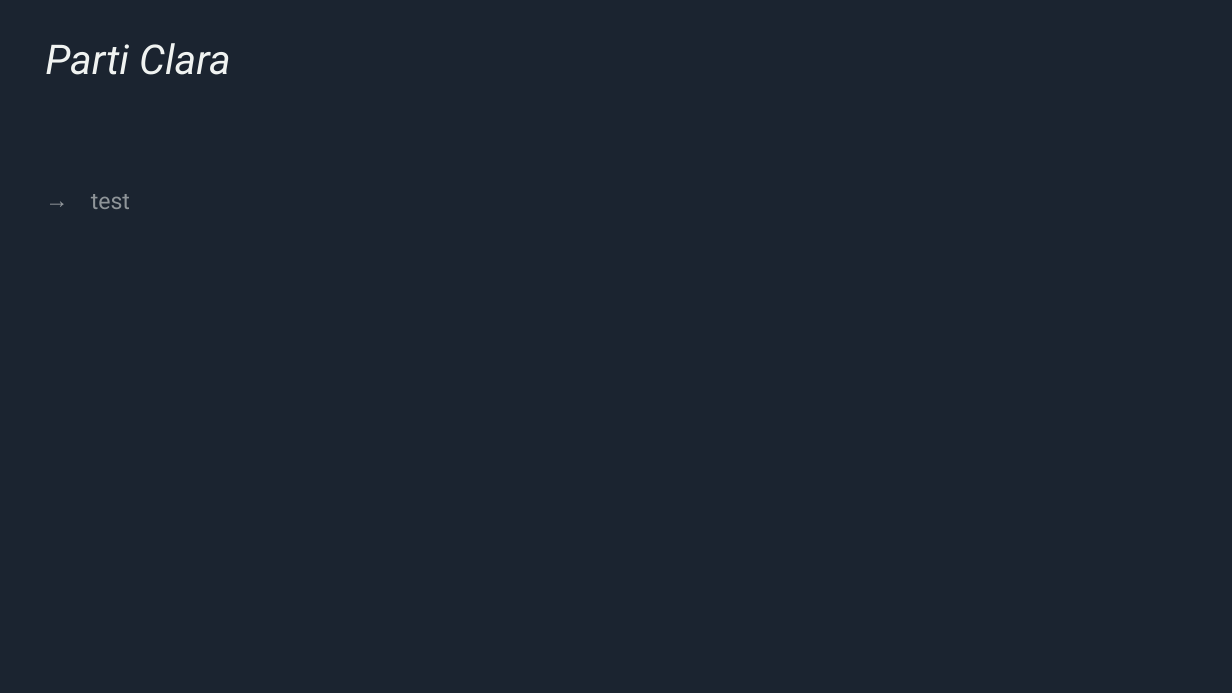
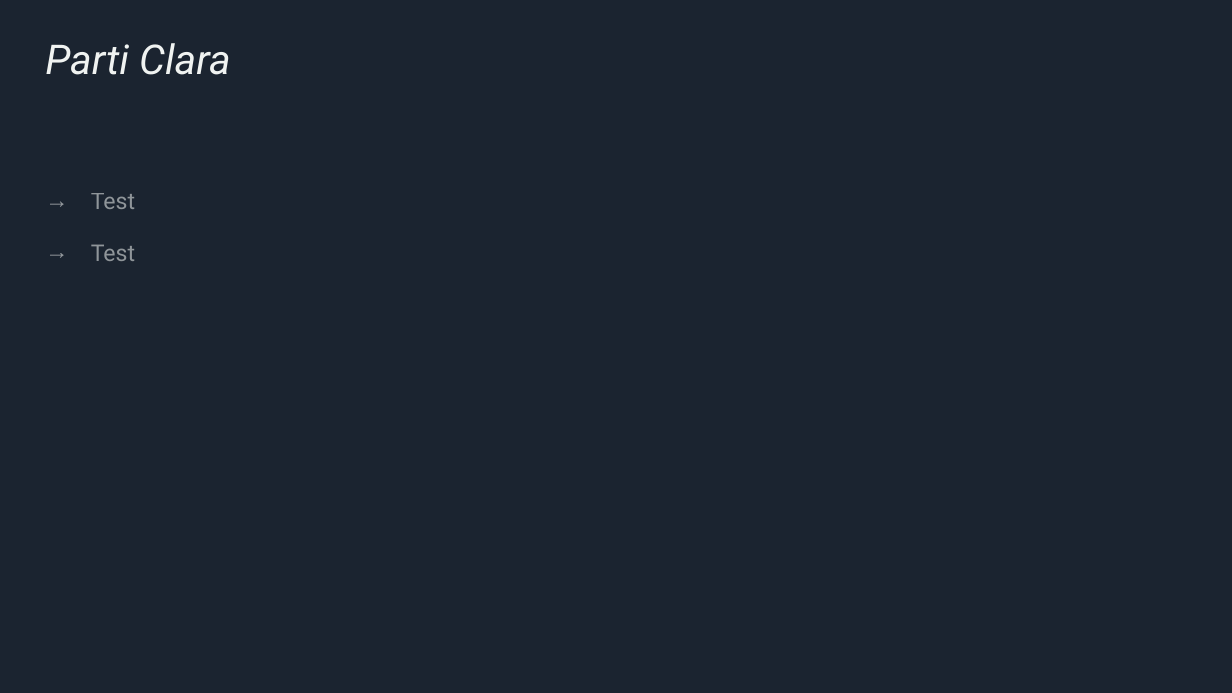
Before and after one commit to KiSEiGitHub/PF-Wordpress, a slide deck: slide 4 of Powerpoint.pptx. Drawn at 1232x693 pixels with LibreOffice and Linux fonts; fonts in the diff are those of the drawing. Boxes give left, top, right and bottom in pixels: in the first picture for what was removed or moved away, otherwise in the second. Text is boxed around its words. In the diff, an @@ line names an element or a change of style, - is before the commit and + after.

Commit message:
àok

```diff
--- a/Powerpoint.pptx
+++ b/Powerpoint.pptx
@@ text at (91, 193, 135, 261): text changed @@
-→ test
+→ Test
+→ Test
```
